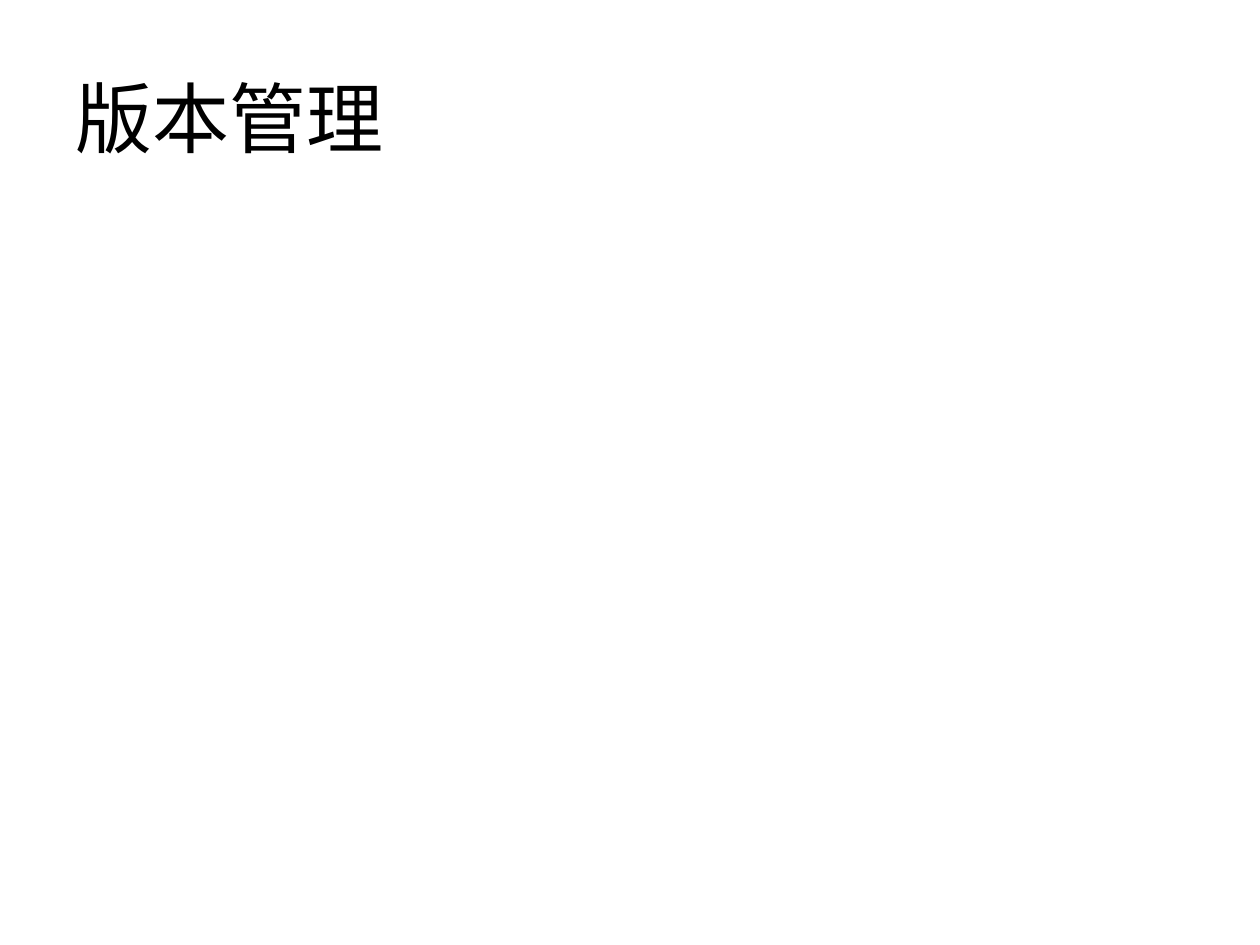
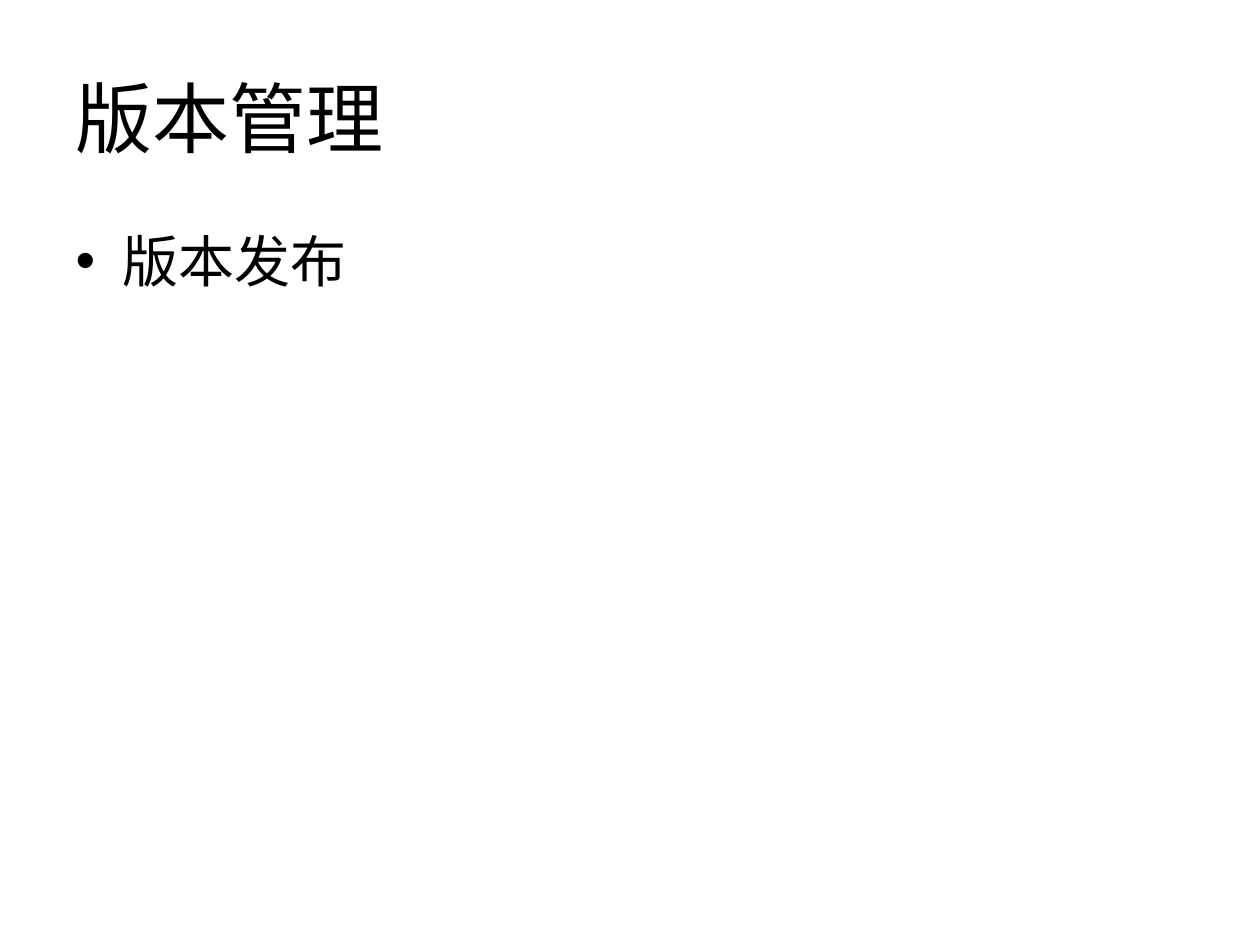
Before and after one commit to xianmomo/demo, a slide deck: slide 7 of 新员工入职指引/配置管理规范及要求.pptx (slide 6 before the commit). Drawn at 1260x945 pixels with LibreOffice and Linux fonts; fonts in the diff are those of the drawing. Boxes give left, top, right and bottom in pixels: in the first picture for what was removed or moved away, otherwise in the second. Text is boxed around its words. In the diff, an @@ line names an element or a change of style, - is before the commit and + after.

```diff
--- a/新员工入职指引/配置管理规范及要求.pptx
+++ b/新员工入职指引/配置管理规范及要求.pptx
@@ text added at [123, 235, 347, 287], 32 pt, text #000000 @@
+• 版本发布
```
Also in this commit, not shown: 3 other slides changed, 4 slides added, 1 slide removed, 2 other files.
